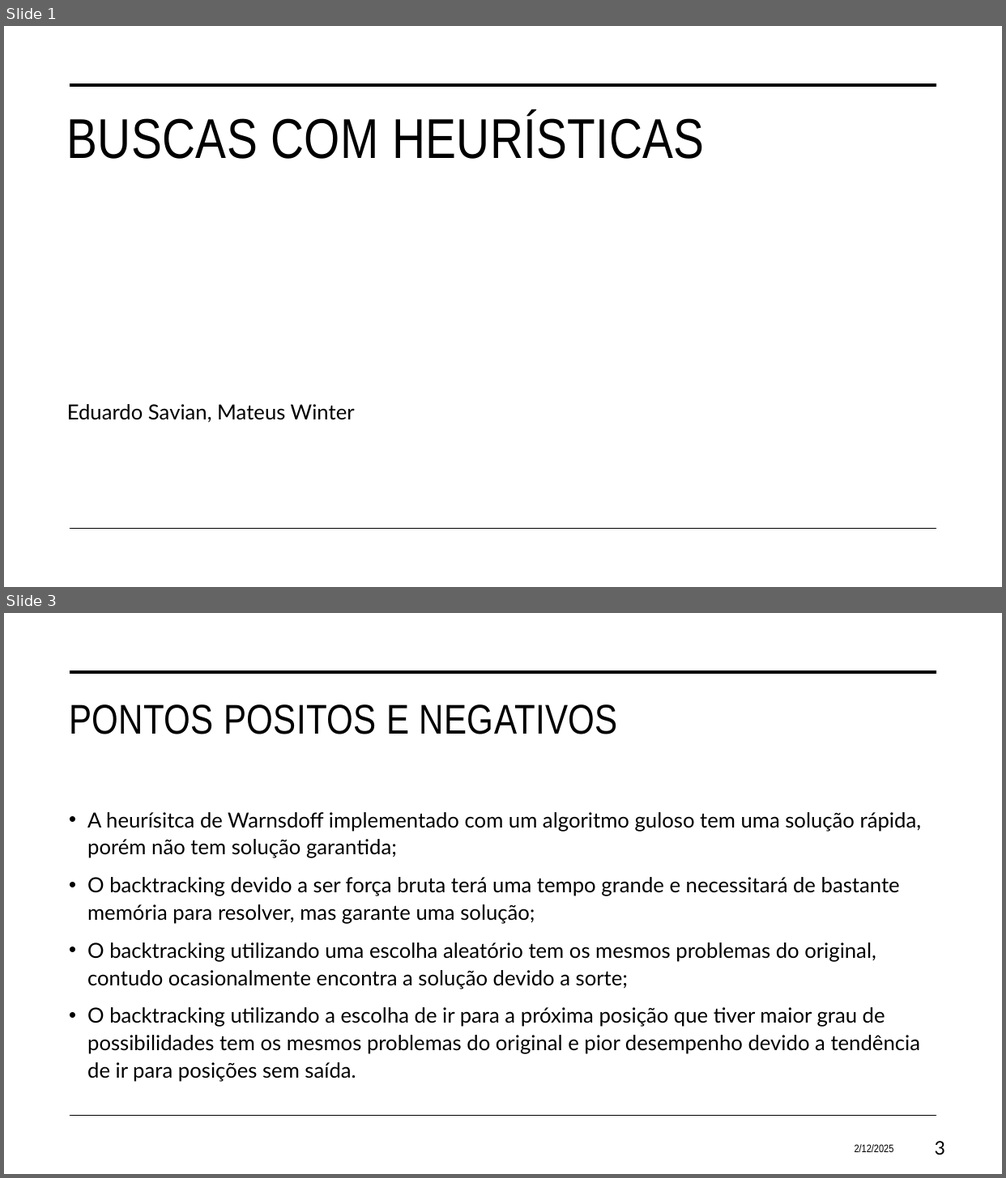
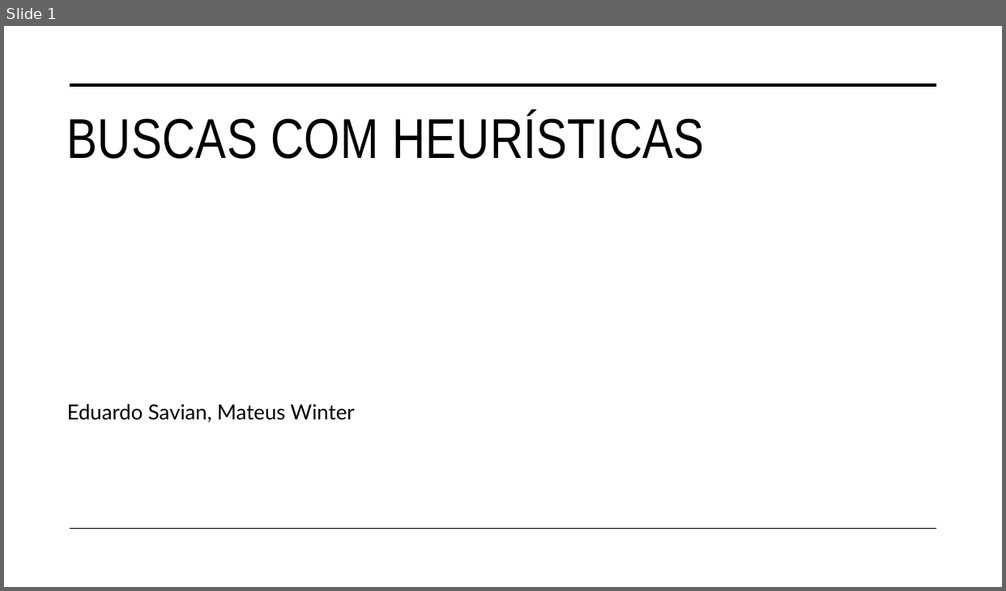
Before and after one commit to eduardosavian/heuristic-searches, a slide deck: documents/Presentation.pptx. Shown one above the other, each under a label of ours: slides 1 and 3 before the commit, slide 1 after it; the slides between them are not shown. The pictures are 1006x1178 and 1006x591 pixels, drawn with LibreOffice and Linux fonts; fonts in the diff are those of the drawing. Boxes give left, top, right and bottom in pixels: in the first picture for what was removed or moved away, otherwise in the second. Text is boxed around its words. In the diff, an @@ line names an element or a change of style, - is before the commit and + after.

```diff
--- a/documents/Presentation.pptx
+++ b/documents/Presentation.pptx
@@ slide 3 removed at (4,613,1002,1174), background #FFFFFF; not listed: 2 template elements that a slide beside it also shows @@
@@ title removed at (69,705,618,735) @@
-PONTOS POSITOS E NEGATIVOS
@@ text removed at (87,812,922,1082) @@
-• A heurísitca de Warnsdoff implementado com um algoritmo guloso tem uma solução rápida, porém não tem solução garantida;
-• O backtracking devido a ser força bruta terá uma tempo grande e necessitará de bastante memória para resolver, mas garante uma solução;
-• O backtracking utilizando uma escolha aleatório tem os mesmos problemas do original, contudo ocasionalmente encontra a solução devido a sorte;
-• O backtracking utilizando a escolha de ir para a próxima posição que tiver maior grau de possibilidades tem os mesmos problemas do original e pior desempenho devido a tendência de ir para posições sem saída.
@@ text removed at (854,1144,894,1152) @@
-2/12/2025
@@ page number removed at (935,1141,945,1155) @@
-3
```
Also in this commit, not shown: 3 slides changed, 5 slides added, 2 other slides removed, 2 other files.
